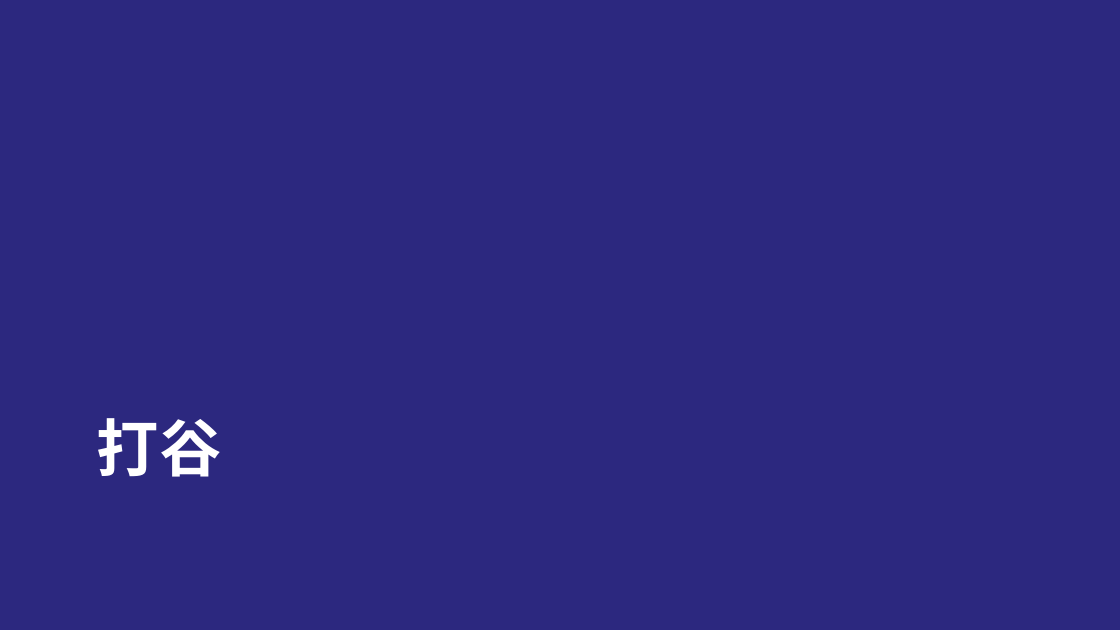
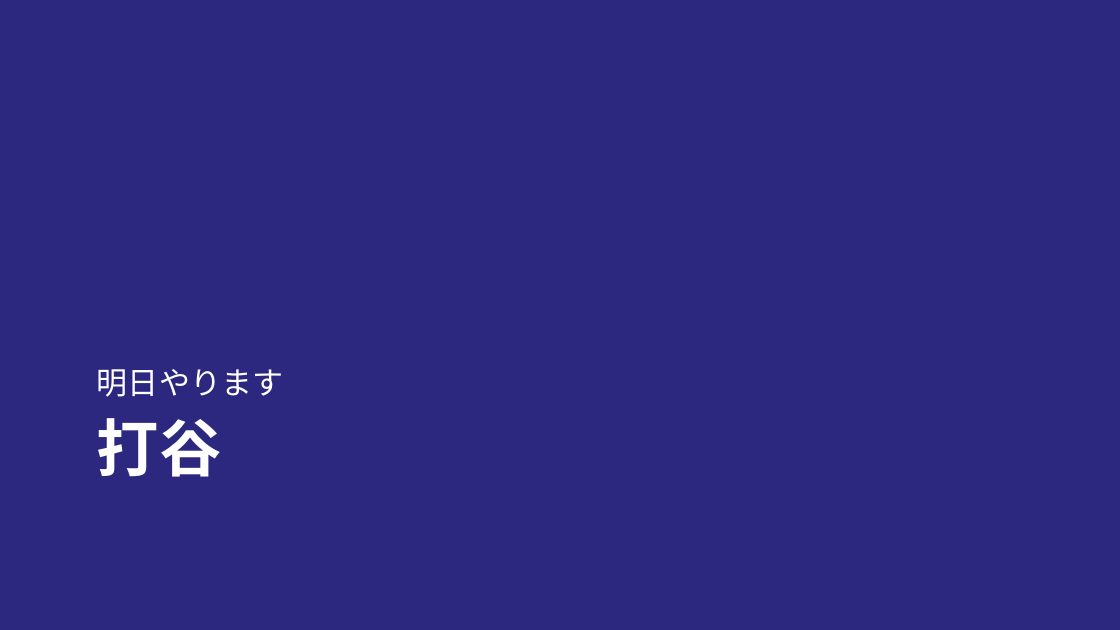
Before and after one commit to T-Reio/ohtani_analyze, a slide deck: slide 16 of slides/ohtani_tj.pptx (slide 9 before the commit). Drawn at 1120x630 pixels with LibreOffice and Linux fonts; fonts in the diff are those of the drawing; background and template pictures are left out. Boxes give left, top, right and bottom in pixels: in the first picture for what was removed or moved away, otherwise in the second. Text is boxed around its words. In the diff, an @@ line names an element or a change of style, - is before the commit and + after.

```diff
--- a/slides/ohtani_tj.pptx
+++ b/slides/ohtani_tj.pptx
@@ text added at (x1=97, y1=369, x2=283, y2=397), 26.7 pt, text #FFFFFF @@
+明日やります
```
Also in this commit, not shown: 7 other slides changed, 8 slides added, 1 slide removed, 6 other files.
